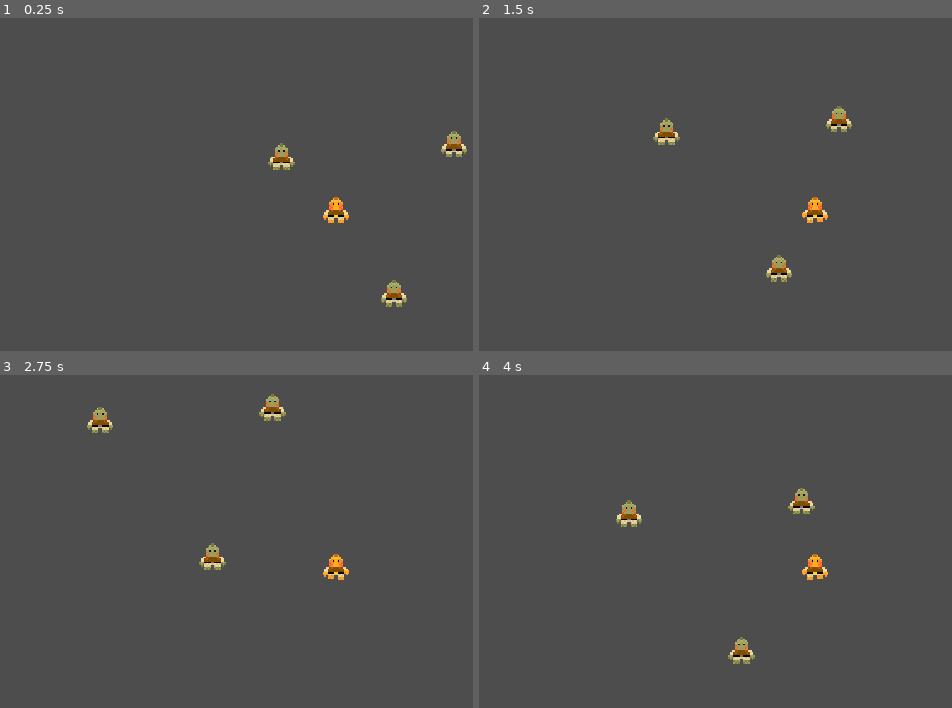
Above: before the commit, frames 1-4 (two rows, left to right).
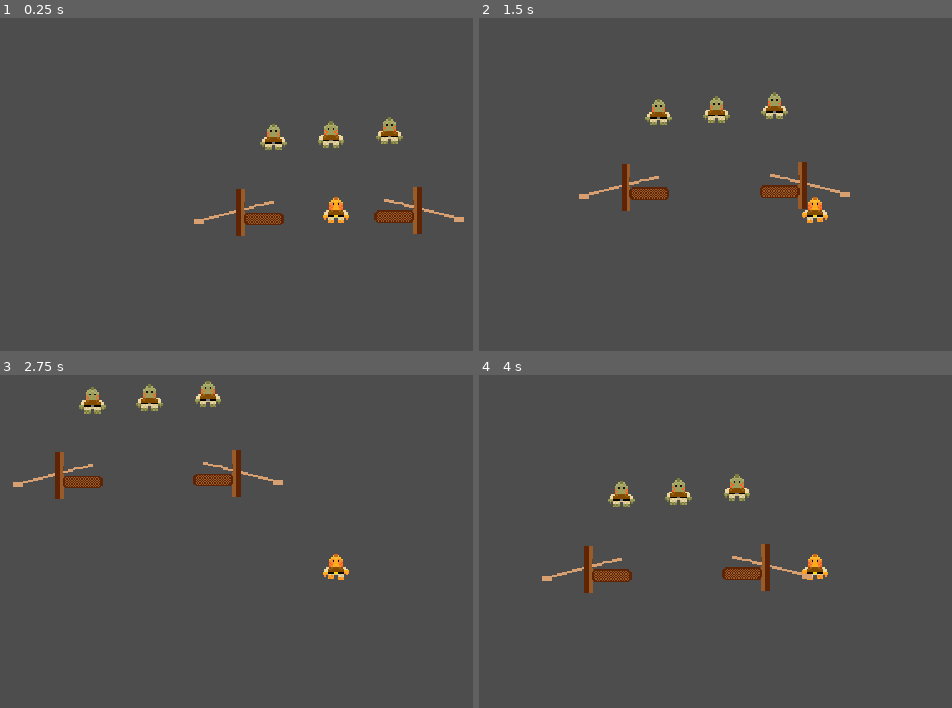
Above: after the commit, the same moments.

Repository: Splashy-Inc/splish-splashisson
Game: Godot game, scene res://Scenes/playground.tscn
Same seed, same stepped clock (60 frames per second), same inputs: the game is played once before the commit and once after it. The project has no main scene, so this scene is started directly.
Inputs:
- Up to frame 1 (0.25 s): no input
- Up to frame 2 (1.5 s): tap Enter at 0.5 s; hold D (right) 0.53-1.28 s; tap I (interact) at 0.6 s; hold S (down) from 1.28 s (still down); tap O (location) at 1.35 s
- Up to frame 3 (2.75 s): release S (down) at 2.03 s; hold D (right) from 2.03 s (still down); tap U (unassign) at 2.1 s
- Up to frame 4 (4 s): release D (right) at 2.78 s; hold W (up) 2.78-3.53 s; tap I (interact) at 2.85 s; hold A (left) from 3.53 s (still down); tap O (location) at 3.6 s

The runs differ from the first frame. In frame 1, 3.0% of the frame differs, in the area x 41-99%, y 29-87%; in frame 2, 2.9%; in frame 3, 2.9%; in frame 4, 3.0%, in the area x 13-72%, y 29-87%.

Commit message:
Reposition playground items

Diff:
--- a/Scenes/playground.tscn
+++ b/Scenes/playground.tscn
@@ -1,19 +1,20 @@
-[gd_scene load_steps=4 format=3 uid="uid://byk8jyx3r65e2"]
+[gd_scene load_steps=5 format=3 uid="uid://byk8jyx3r65e2"]
 
 [ext_resource type="PackedScene" uid="uid://djyibeaauqw2f" path="res://Scenes/crew_member.tscn" id="1_tnbfu"]
 [ext_resource type="PackedScene" uid="uid://je3j0pd8ickv" path="res://Scenes/splish.tscn" id="1_vcfar"]
 [ext_resource type="Script" path="res://Scenes/game_camera.gd" id="2_gusxx"]
+[ext_resource type="PackedScene" uid="uid://dlcdttf7epi67" path="res://task.tscn" id="4_3xjf2"]
 
 [node name="Playground" type="Node"]
 
 [node name="CrewMember" parent="." instance=ExtResource("1_tnbfu")]
-position = Vector2(778, 422)
+position = Vector2(759, 375)
 
 [node name="CrewMember2" parent="." instance=ExtResource("1_tnbfu")]
-position = Vector2(1192, 392)
+position = Vector2(1037, 360)
 
 [node name="CrewMember3" parent="." instance=ExtResource("1_tnbfu")]
-position = Vector2(1048, 750)
+position = Vector2(897, 369)
 
 [node name="Splish" parent="." instance=ExtResource("1_vcfar")]
 position = Vector2(909, 550)
@@ -24,3 +25,10 @@
 
 [node name="LocationTest" type="Marker2D" parent="."]
 position = Vector2(722, 714)
+
+[node name="Task" parent="." instance=ExtResource("4_3xjf2")]
+position = Vector2(1049, 566)
+
+[node name="Task2" parent="." instance=ExtResource("4_3xjf2")]
+position = Vector2(736, 571)
+scale = Vector2(-1.5, 1.5)
